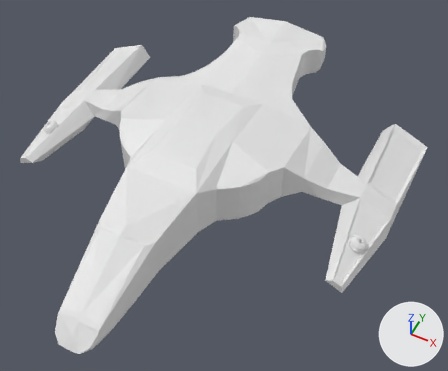
The Blender file player.blend: old version first, new version second.
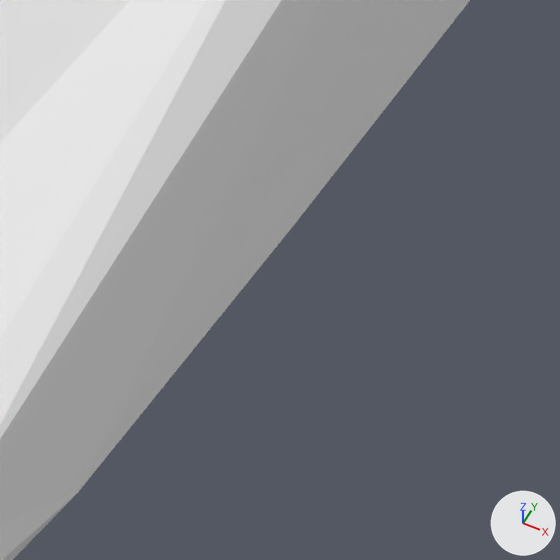
The first picture shows the older version from a 50 mm lens placed at (6.05, -11.59, 12.09), pointed at (0.87, -1.23, -0.85). The close-ups show both versions on the part from 23% to 37% of the width and 74% to 91% of the height of that picture; other places that the commit changed are outside them. The axes (+X, +Y, +Z) are drawn at lower right. The lights are the same throughout.

Before the edit, the objects in view are built like this:
```python
me_cube = bpy.data.meshes.new('Cube')
me_cube.from_pydata(...)  # 163 vertices, 124 faces; spans x 0.0..5.57, y -7.3..5.1, z -1.64..0.83
me_cube.materials.append(mat_material)  # white #e7e7e7
me_cylinder = bpy.data.meshes.new('Cylinder')
me_cylinder.from_pydata(...)  # 1380 vertices, 1318 faces; spans x -1.11..1.11, y -1.13..1.13, z -0.36..0.52
ob_body = bpy.data.objects.new('Body', me_cube)
ob_body.location = (0.0, 0.0, 0.0)
_m = ob_body.modifiers.new('Mirror', 'MIRROR')
_m.use_clip = True
ob_gun_holder1 = bpy.data.objects.new('gun_holder1', me_cylinder)
ob_gun_holder1.parent = ob_body
ob_gun_holder1.matrix_parent_inverse = Matrix(((1.0, 0.0, 0.0, 0.0), (0.0, 1.0, 0.0, 0.0), (0.0, 0.0, 1.0, -2.99), (0.0, 0.0, 0.0, 1.0)))
ob_gun_holder1.location = (4.869, -1.563, 2.258)
ob_gun_holder1.rotation_euler = (0.0611, 0.4, 0.0336)  # degrees (3.5, 23, 1.9)
ob_gun_holder1.scale = (0.236, 0.236, 0.236)
```
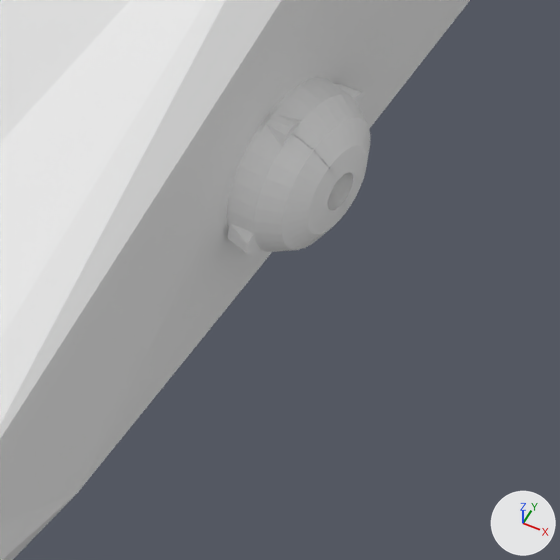
Where the change shows, as pixel boxes [x1, y1, x2, y2] in the close-ups (560 x 560 px):
'gun_holder1', moved, turned (not visible before): after [227, 77, 370, 255]

What the commit changed:
Object 'gun_holder1' (ob_gun_holder1) moves from (4.869, -1.563, 2.258) to (0.767, -5.51, 2.612).
Object 'gun_holder1' (ob_gun_holder1) turns from (3.5, 23, 1.9) to (84, 83, 79) degrees about x, y and z.
